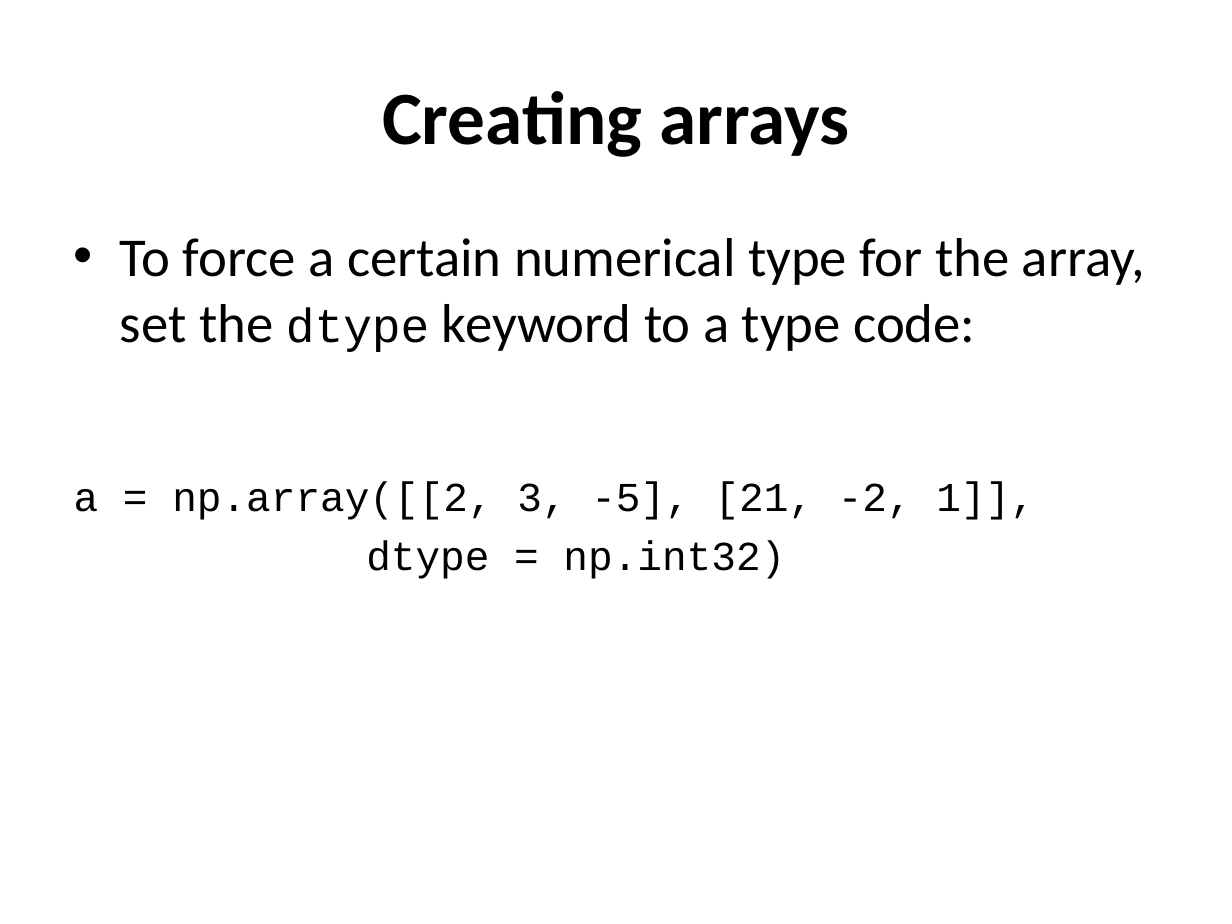
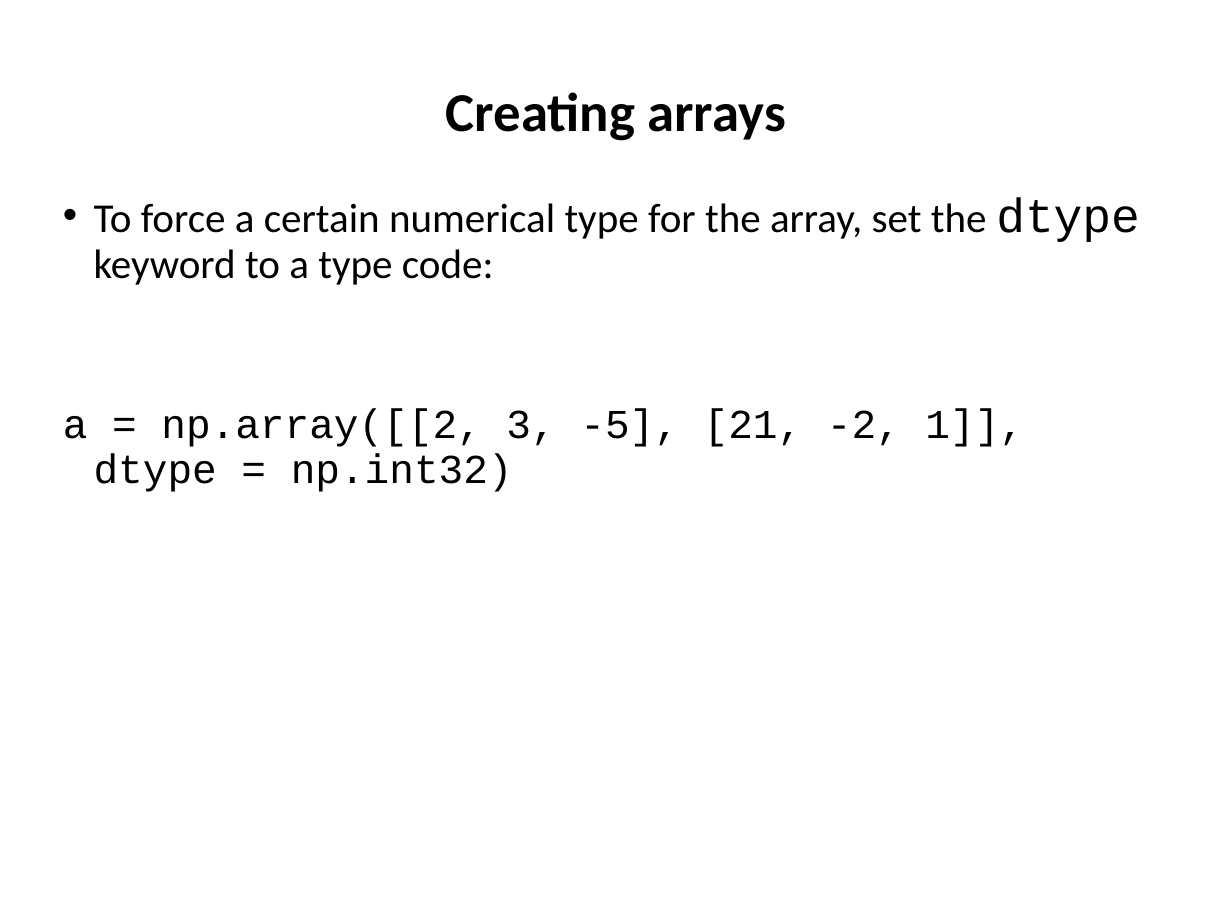
Before and after one commit to ncasuk/ncas-isc, a slide deck: slide 7 of python/presentations/handling_arrays/numpy.ppt. Drawn at 1232x924 pixels with LibreOffice and Linux fonts; fonts in the diff are those of the drawing; background and template pictures are left out. Boxes give left, top, right and bottom in pixels: in the first picture for what was removed or moved away, otherwise in the second. Text is boxed around its words. In the diff, an @@ line names an element or a change of style, - is before the commit and + after.

```diff
--- a/python/presentations/handling_arrays/numpy.ppt
+++ b/python/presentations/handling_arrays/numpy.ppt
@@ title "Creating arrays" at (446, 92, 786, 141): size 44 to 32 pt; line spacing 1 to 0.9 @@
@@ text "To force a certain numerical ...": place and size @@
-text "To force a certain numerical ..." at (74, 238, 1145, 579)
+text "To force a certain numerical ..." at (63, 198, 1140, 492)
@@ text at (94, 198, 1140, 285): size 32 to 24 pt in "To force a certain numerical type for ..."; indent changed; line spacing 1 to 0.9; more space between paragraphs @@
@@ text at (63, 409, 1024, 492): text changed @@
-a = np.array([[2, 3, -5], [21, -2, 1]],
-dtype = np.int32)
+a = np.array([[2, 3, -5], [21, -2, 1]], dtype = np.int32)
```
Also in this commit, not shown: 35 other slides changed, 1 slide removed.
